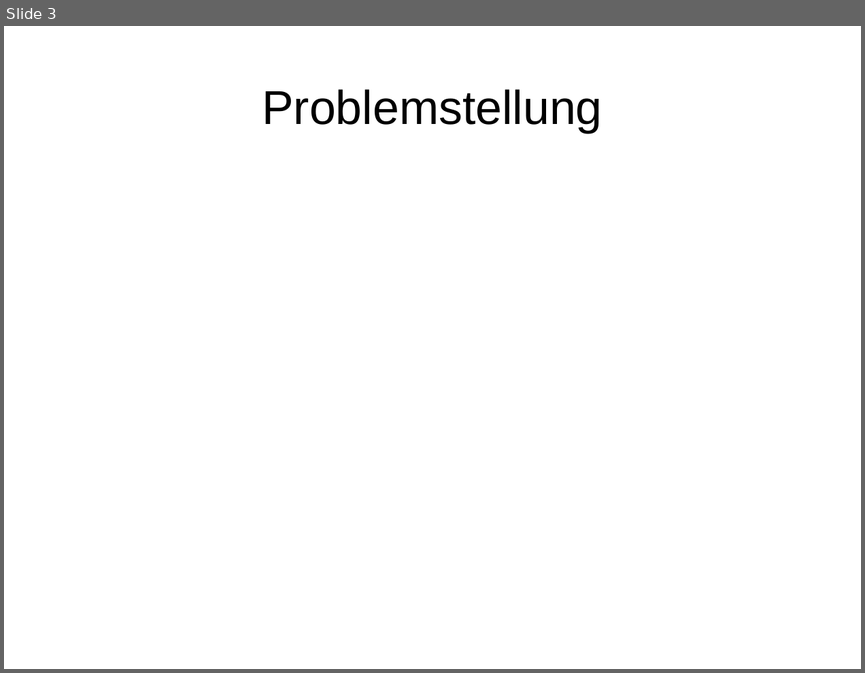
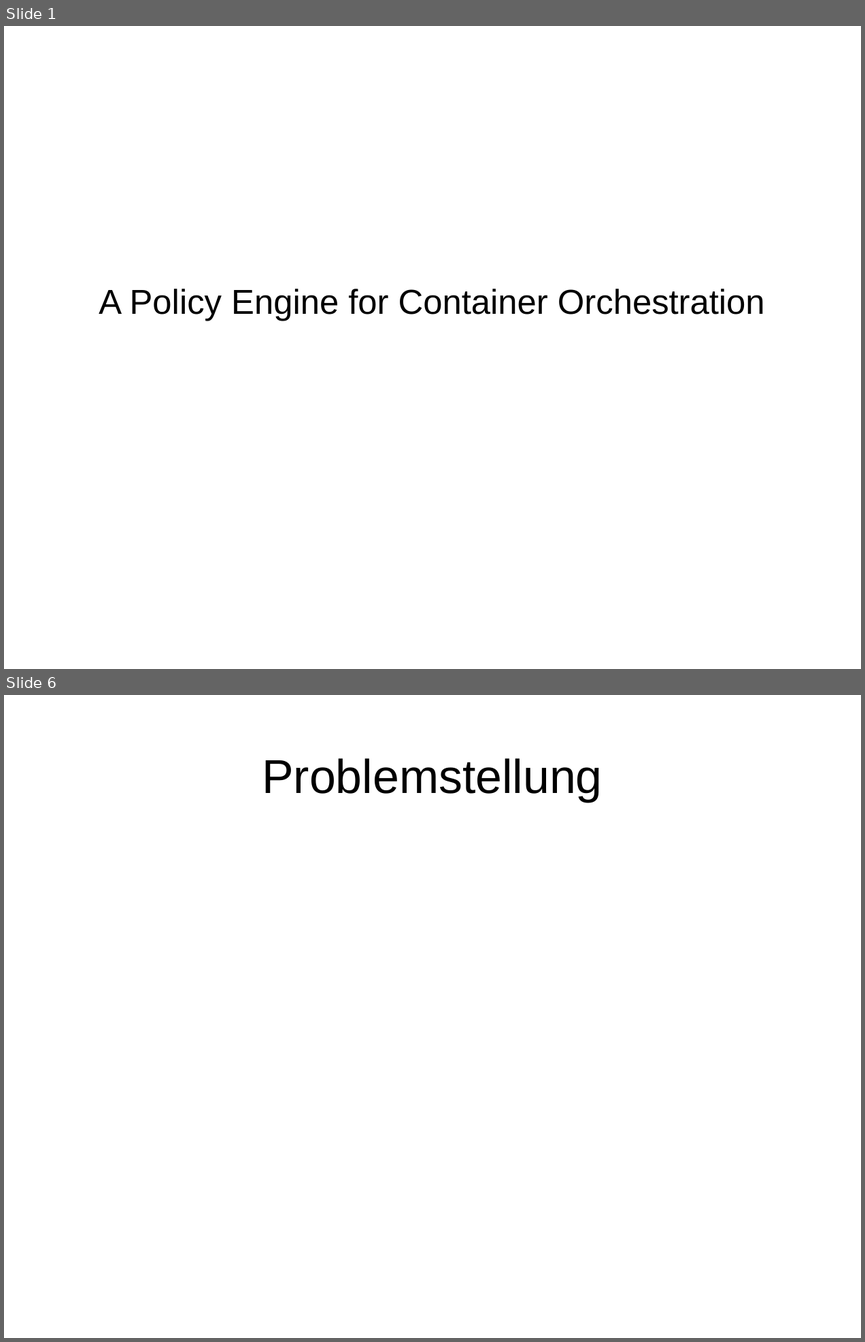
Before and after one commit to iiot-stud/qteam2016, a slide deck: presentation.odp. Shown one above the other, each under a label of ours: slide 3 before the commit, slides 1 and 6 after it; the slides between them are not shown. The pictures are 865x673 and 865x1342 pixels, drawn with LibreOffice and Linux fonts; fonts in the diff are those of the drawing. Boxes give left, top, right and bottom in pixels: in the first picture for what was removed or moved away, otherwise in the second. Text is boxed around its words. In the diff, an @@ line names an element or a change of style, - is before the commit and + after.

Commit message:
update

```diff
--- a/presentation.odp
+++ b/presentation.odp
@@ slide 1 added at <box>4,26,861,669</box>, background #FFFFFF @@
@@ subtitle added at <box>99,288,765,321</box>, 32 pt, text #000000 @@
+A Policy Engine for Container Orchestration
@@ what was slide 3 is now slide 6 @@
```
Also in this commit, not shown: 1 slide changed, 3 other slides added, 1 slide removed.
